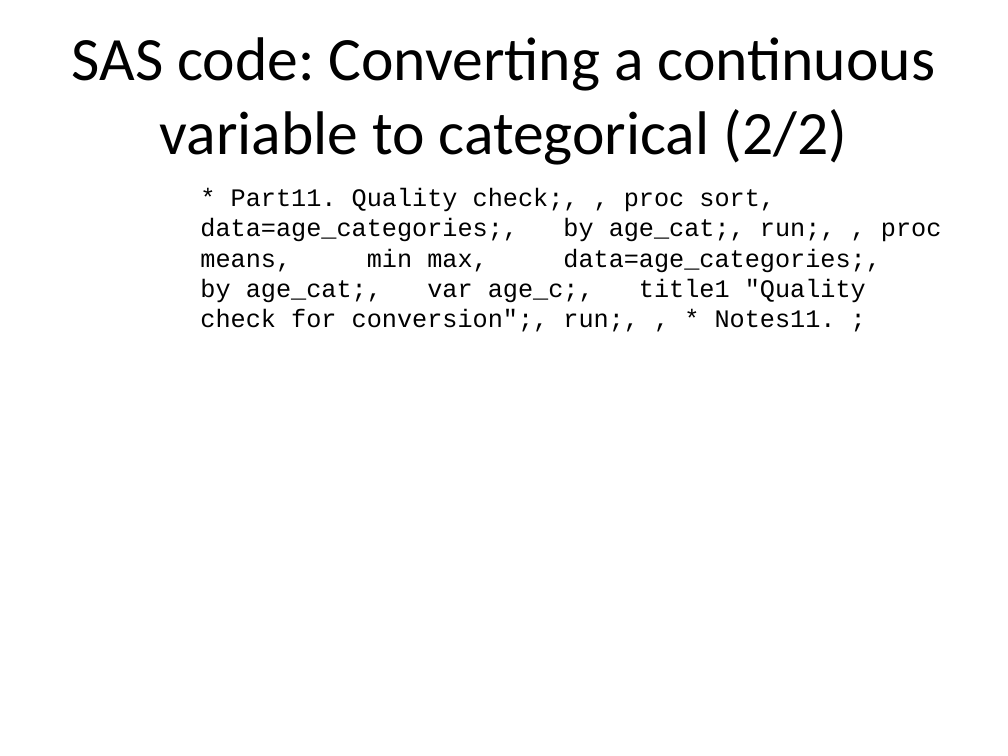
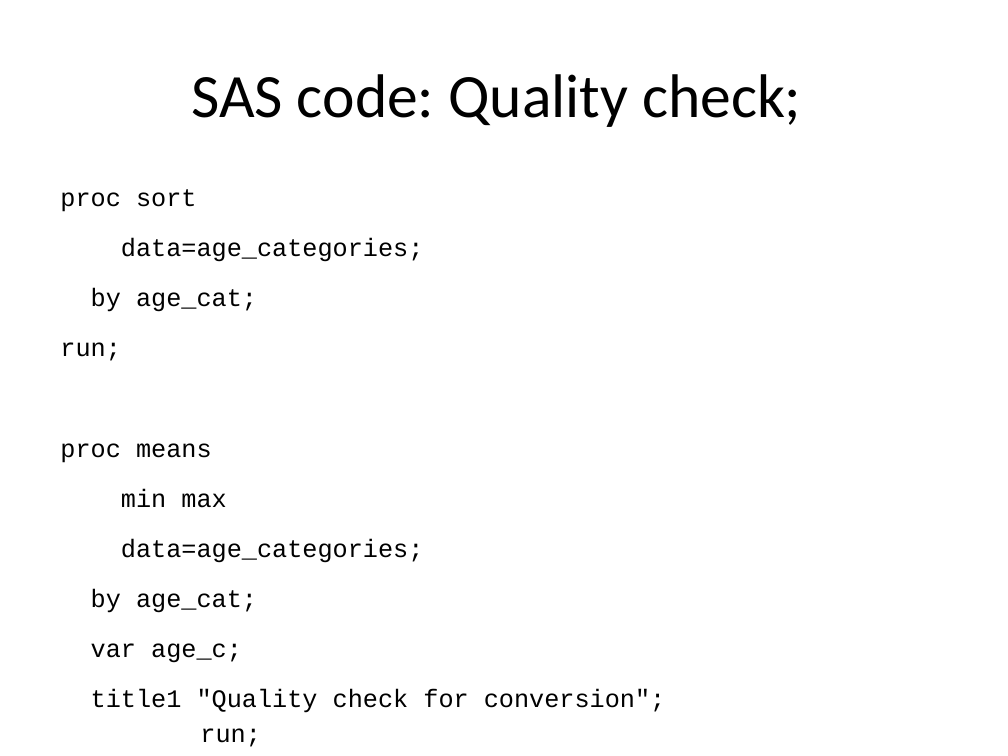
Before and after one commit to pmean/introduction-to-SAS, a slide deck: slide 22 of results/m04-slides-and-speaker-notes.pptx. Drawn at 1008x756 pixels with LibreOffice and Linux fonts; fonts in the diff are those of the drawing. Boxes give left, top, right and bottom in pixels: in the first picture for what was removed or moved away, otherwise in the second. Text is boxed around its words. In the diff, an @@ line names an element or a change of style, - is before the commit and + after.

```diff
--- a/results/m04-slides-and-speaker-notes.pptx
+++ b/results/m04-slides-and-speaker-notes.pptx
@@ title at (191, 74, 801, 127): text changed @@
-SAS code: Converting a continuous variable to categorical (2/2)
+SAS code: Quality check;
@@ text at (60, 189, 665, 747): text changed @@
-* Part11. Quality check;, , proc sort, data=age_categories;, by age_cat;, run;, , proc means, min max, data=age_categories;, by age_cat;, var age_c;, title1 "Quality check for conversion";, run;, , * Notes11. ;
+proc sort
+data=age_categories;
+by age_cat;
+run;
+proc means
+min max
+data=age_categories;
+by age_cat;
+var age_c;
+title1 "Quality check for conversion";
+run;
```
Also in this commit, not shown: 17 other slides changed, 3 slides added, 16 slides removed, 2 other files.
